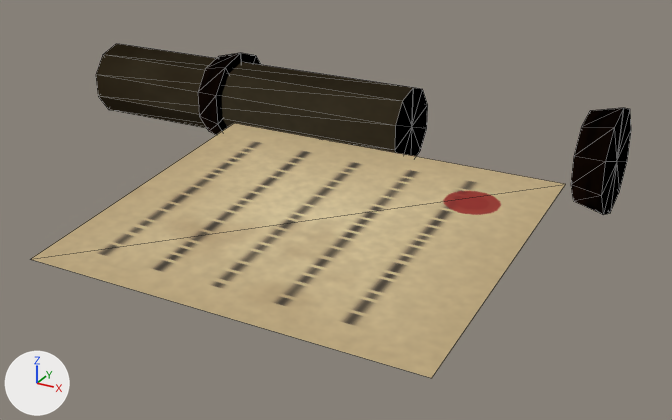
Before and after pictures for a commit that changed the glTF model assets/props/contract.glb.
Before and after are seen from a 50 mm camera at (0.249, -0.561, 0.236) aimed at (-0.009, -0.092, 0.001). The axes (+X, +Y, +Z) are drawn at lower left. The lights are the same throughout. The first picture is the older version. Mesh edges are drawn as thin lines. Where no turn or scale is listed for an object, it has been applied to the vertices.

Names of what the first picture shows: 'KnobA', 'KnobB', 'Roll', 'Unrolled'.
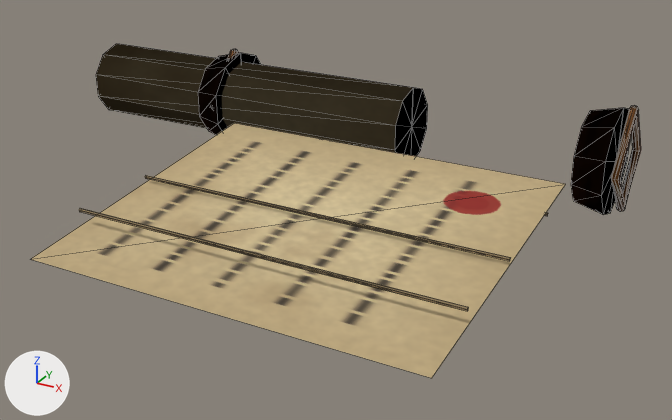
Edits to the scene script, one JSON object a line:
```json
{"op": "add", "block": "img_woven_paper", "code": ["img_woven_paper = load_image('woven_paper', '_unpacked/woven_paper', 256, 256, 'sRGB')"]}
{"op": "add", "block": "img_t_bronze", "code": ["img_t_bronze = load_image('t_bronze', '_unpacked/t_bronze', 256, 256, 'sRGB')"]}
{"op": "add", "block": "mat_unbleachedpaper", "code": ["mat_unbleachedpaper = bpy.data.materials.new('UnbleachedPaper')", "# colours: brown #a28b65", "# uses the picture img_woven_paper"]}
{"op": "add", "block": "mat_oxidizedbrass", "code": ["mat_oxidizedbrass = bpy.data.materials.new('OxidizedBrass')", "# colours: beige #d6af81", "# uses the picture img_t_bronze"]}
{"op": "add", "block": "me_art_unbleachedpaper", "code": ["me_art_unbleachedpaper = bpy.data.meshes.new('Art_UnbleachedPaper')", "me_art_unbleachedpaper.from_pydata(...)  # 30 vertices, 30 faces; spans x -0.119..0.12, y -0.2..-0.074, z 0.018..0.02", "me_art_unbleachedpaper.materials.append(mat_unbleachedpaper)"]}
{"op": "add", "block": "me_art_oxidizedbrass", "code": ["me_art_oxidizedbrass = bpy.data.meshes.new('Art_OxidizedBrass')", "me_art_oxidizedbrass.from_pydata(...)  # 84 vertices, 128 faces; spans x -0.149..0.149, y -0.032..0.032, z -0.003..0.067", "me_art_oxidizedbrass.materials.append(mat_oxidizedbrass)"]}
{"op": "add", "block": "ob_art_unbleachedpaper", "code": ["ob_art_unbleachedpaper = bpy.data.objects.new('Art_UnbleachedPaper', me_art_unbleachedpaper)", "ob_art_unbleachedpaper.location = (0.0, 0.0, 0.0)"]}
{"op": "add", "block": "ob_art_oxidizedbrass", "code": ["ob_art_oxidizedbrass = bpy.data.objects.new('Art_OxidizedBrass', me_art_oxidizedbrass)", "ob_art_oxidizedbrass.location = (0.0, 0.0, 0.0)"]}
```

Where the change shows, as pixel boxes (x1, y1, x2, y2) in the pictures (672 x 420 px):
```json
{"object": "Art_UnbleachedPaper", "change": "added", "after": [79, 175, 548, 311]}
{"object": "Art_OxidizedBrass", "change": "added", "after": [228, 49, 641, 212]}
```
